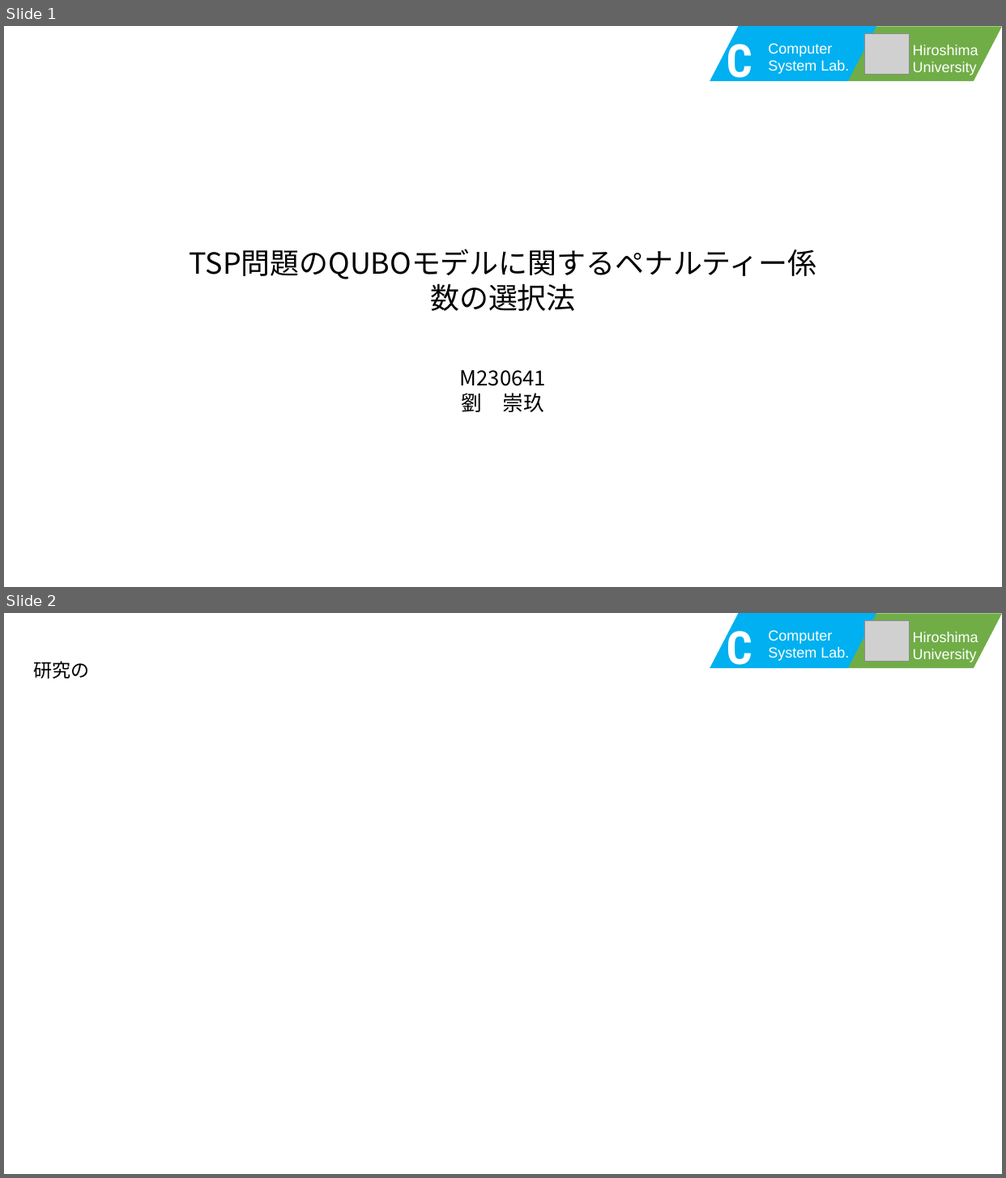
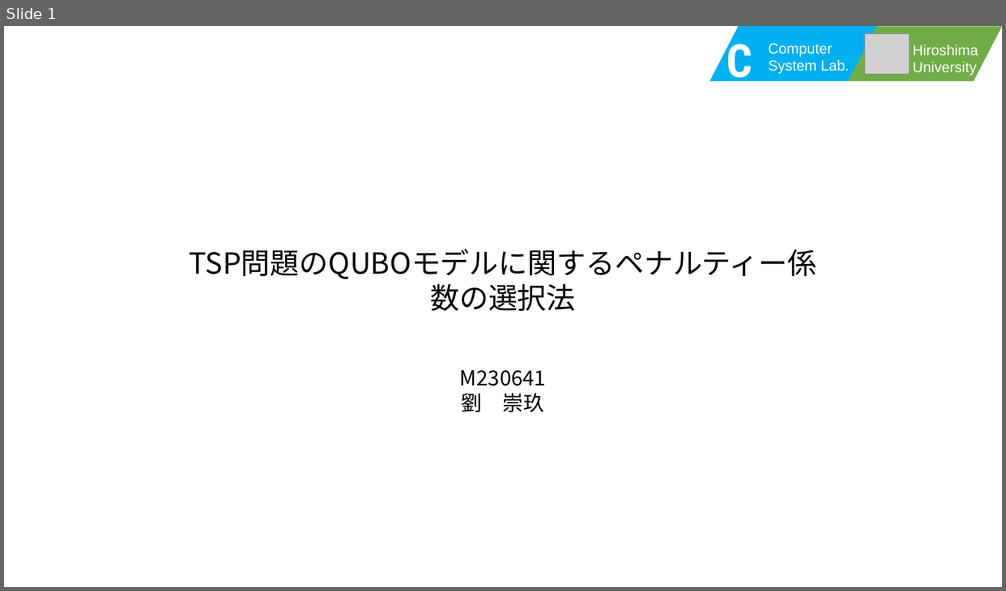
Before and after one commit to Legolas9999/chuukann, a slide deck: 中期.pptx. Shown one above the other, each under a label of ours: slides 1 and 2 before the commit, slide 1 after it. The pictures are 1006x1178 and 1006x591 pixels, drawn with LibreOffice and Linux fonts; fonts in the diff are those of the drawing; grey boxes stand for pictures. Boxes give left, top, right and bottom in pixels: in the first picture for what was removed or moved away, otherwise in the second. Text is boxed around its words. In the diff, an @@ line names an element or a change of style, - is before the commit and + after.

```diff
--- a/中期.pptx
+++ b/中期.pptx
@@ slide 2 removed at box(4, 613, 1002, 1174), background #FFFFFF @@
@@ group removed at box(710, 613, 1002, 673): 3 texts, 2 parallelograms, 1 picture @@
-Hiroshima
-University
-CS
-Computer
-System Lab.
@@ text removed at box(34, 661, 90, 679) @@
-研究の
```
Also in this commit, not shown: 9 slides added, 2 other files.
